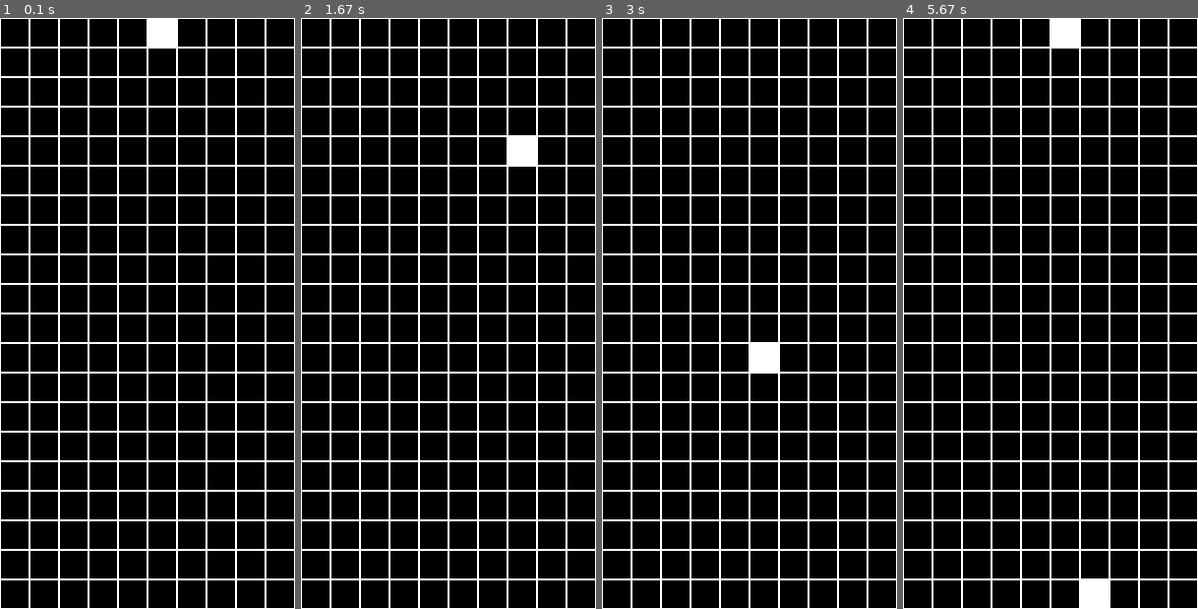
Above: before the commit, frames 1-4 (left to right).
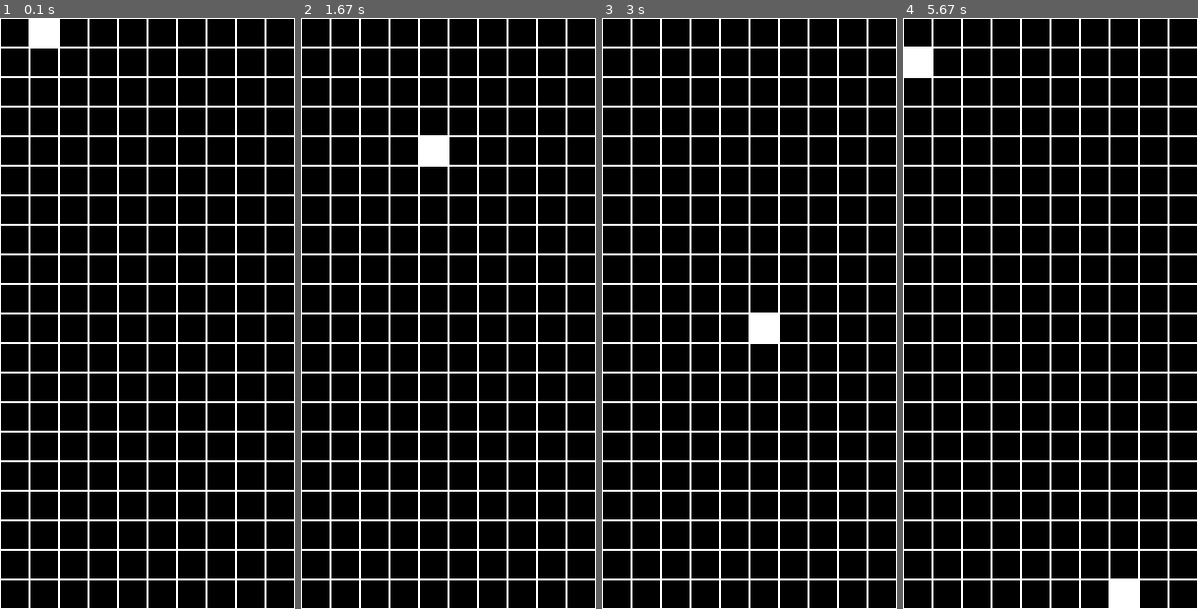
Above: after the commit, the same moments.

Repository: 7CreAtoR7/PyGame
Game: pygame game, started from Tetris/main.py
The game is run twice, just before and just after one commit, with the same random seed, the same clock (stepped at 60 frames per second) and the same inputs.
Inputs:
- Up to frame 1 (0.1 s): no input
- Up to frame 2 (1.67 s): hold D 0.33-0.8 s; hold D 0.83-1.3 s; hold A from 1.33 s (still down)
- Up to frame 3 (3 s): release A at 1.87 s; hold S 1.9-2.2 s; hold A 2.23-2.63 s; hold D from 2.67 s (still down)
- Up to frame 4 (5.67 s): release D at 3.3 s; hold S 3.33-3.7 s; hold A 3.73-4.2 s; hold D 4.23-4.7 s; hold A from 5.23 s (still down)

The runs differ from the first frame. In frame 1, 0.9% of the frame differs, in the area x 10-60%, y 0-5%; in frame 2, 0.9%; in frame 3, 0.9%; in frame 4, 1.7%, in the area x 0-80%, y 0-100%.

Commit message:
Фикс + улучшение

Diff:
--- a/Tetris/main.py
+++ b/Tetris/main.py
@@ -1,4 +1,5 @@
 import pygame
+import random
 import sqlite3
 
 
@@ -12,8 +13,9 @@
         self.score = 0
 
     def add_figure(self, figure_type=None):
-        self.current_figure = (0, 5)
-        self.board[0][5] = 1
+        col = random.randint(0, self.width - 1)
+        self.current_figure = (0, col)
+        self.board[0][col] = 1
 
     def move_figure(self, direction='down'):
         row, col = self.current_figure
@@ -27,13 +29,13 @@
             self.board[row][col] = 0
             self.board[row + 1][col] = 1
         elif direction == 'left':
-            if col - 1 < 0:
+            if row + 1 == self.height or col - 1 < 0:
                 return
             self.current_figure = (row, col - 1)
             self.board[row][col] = 0
             self.board[row][col - 1] = 1
         elif direction == 'right':
-            if col + 1 >= self.width:
+            if row + 1 == self.height or col + 1 >= self.width:
                 return
             self.current_figure = (row, col + 1)
             self.board[row][col] = 0
@@ -88,7 +90,7 @@
     size = width, height = 300, 600
     screen = pygame.display.set_mode(size)
     clock = pygame.time.Clock()
-    fps = 30
+    fps = 15
     speed = DEFAULT_SPEED
     current_tick = 0
     current_key = None
@@ -109,16 +111,16 @@
                 if event.key in [97, 100, 115]:
                     current_key = None
 
-        if current_key == 115:  # pressed S
+        if current_key == 97:
+            tetris.move_figure('left')
+        elif current_key == 100:
+            tetris.move_figure('right')
+        elif current_key == 115:  # pressed S
             speed = INCREASED_SPEED
         else:
             speed = DEFAULT_SPEED
 
-        if current_tick >= 100:
-            if current_key == 97:
-                tetris.move_figure('left')
-            elif current_key == 100:
-                tetris.move_figure('right')
+        if current_tick >= 50:
             tetris.tick()
             current_tick = 0
 
